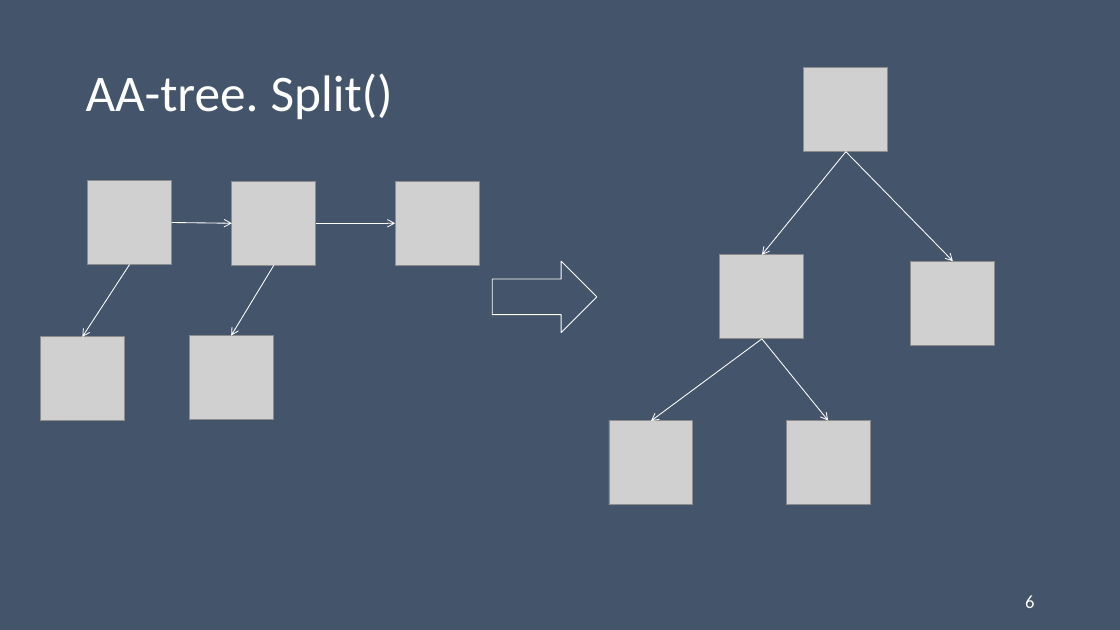
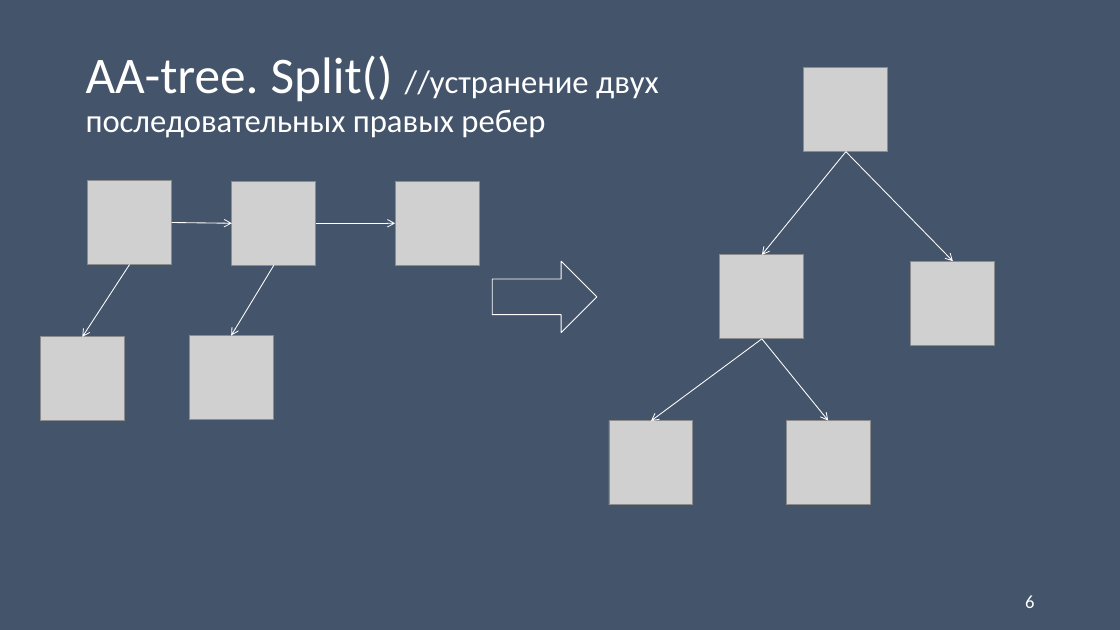
Before and after one commit to Koshkaallmaznaya/algorithms-AA-tree-Splay-tree, a slide deck: slide 6 of Документы/Б9121-09.03.03пикд_Панкратова_презентация.pptx. Drawn at 1120x630 pixels with LibreOffice and Linux fonts; fonts in the diff are those of the drawing; grey boxes stand for pictures. Boxes give left, top, right and bottom in pixels: in the first picture for what was removed or moved away, otherwise in the second. Text is boxed around its words. In the diff, an @@ line names an element or a change of style, - is before the commit and + after.

```diff
--- a/Документы/Б9121-09.03.03пикд_Панкратова_презентация.pptx
+++ b/Документы/Б9121-09.03.03пикд_Панкратова_презентация.pptx
@@ title at (86, 56, 659, 138): text changed; size 44 to 28 pt @@
-AA-tree. Split()
+AA-tree. Split() //устранение двух последовательных правых ребер
```
Also in this commit, not shown: 9 other slides changed, 4 slides added, 2 slides removed, 4 other files.
